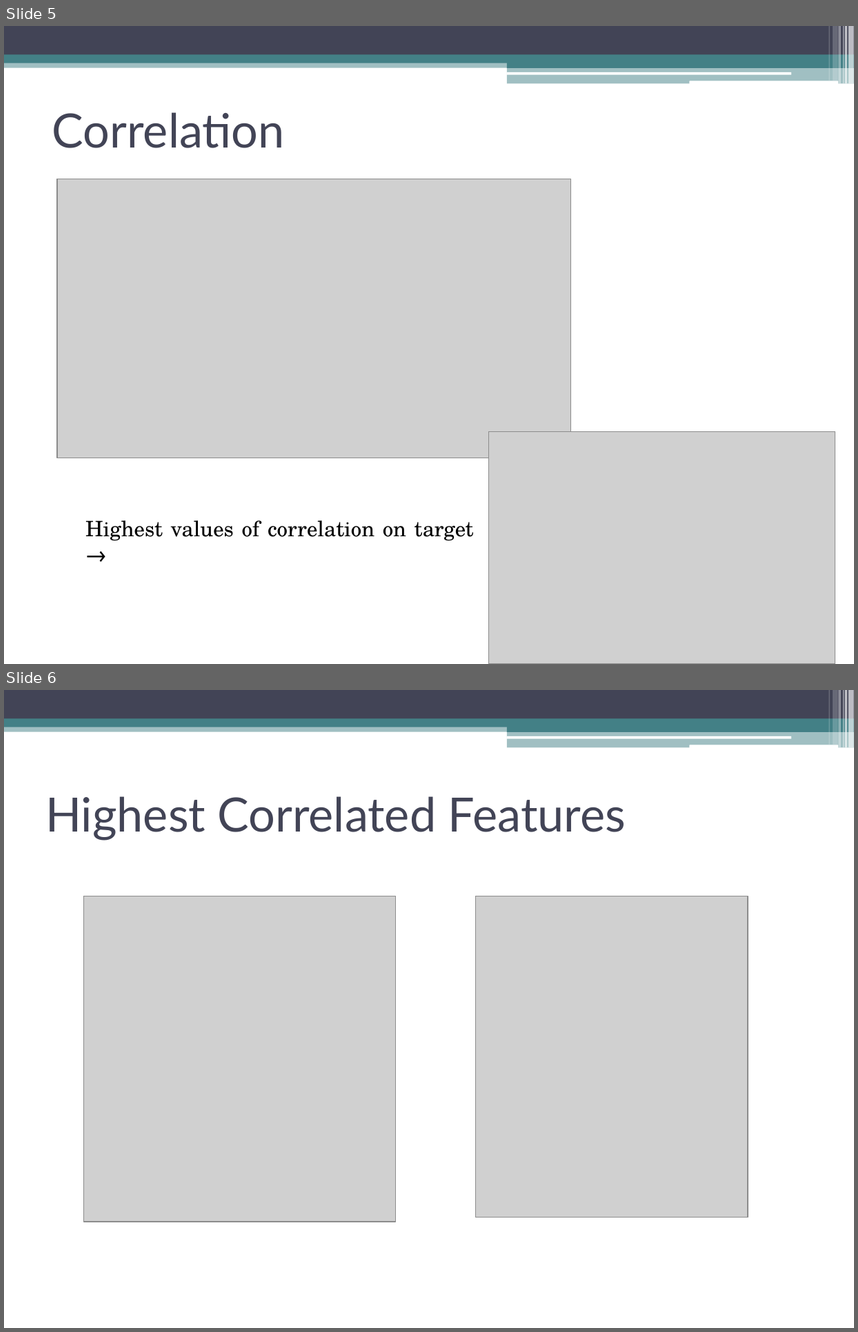
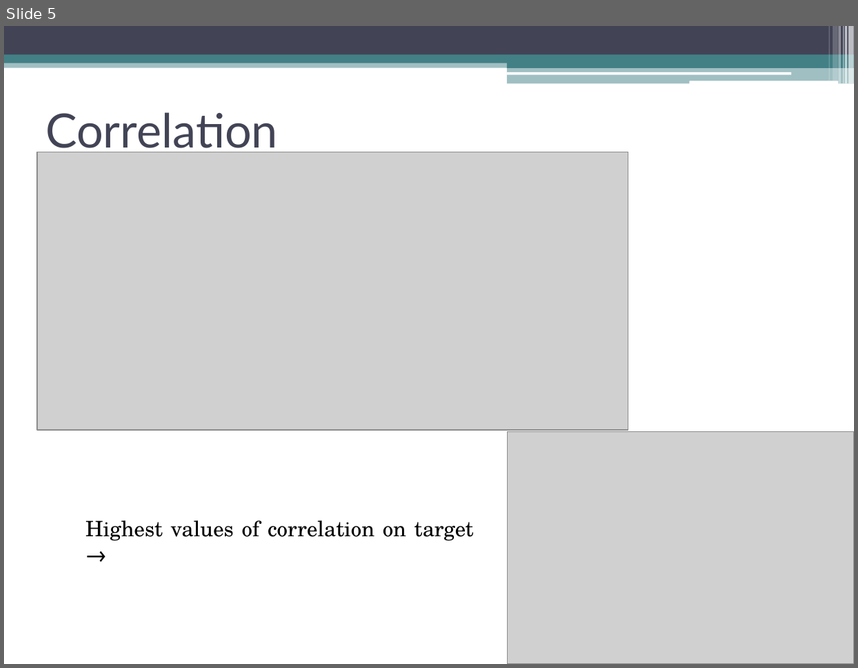
Before and after one commit to Kodluyoruz-Ankara-Veri-Bilimi/assignment_Beyza, a slide deck: homework2/homework2.pptx. Shown one above the other, each under a label of ours: slides 5 and 6 before the commit, slide 5 after it. The pictures are 858x1332 and 858x668 pixels, drawn with LibreOffice and Linux fonts; fonts in the diff are those of the drawing; grey boxes stand for pictures. Boxes give left, top, right and bottom in pixels: in the first picture for what was removed or moved away, otherwise in the second. Text is boxed around its words. In the diff, an @@ line names an element or a change of style, - is before the commit and + after.

```diff
--- a/homework2/homework2.pptx
+++ b/homework2/homework2.pptx
@@ slide 6 removed at [4,690,854,1328], background #FFFFFF; not listed: 13 template elements that a slide beside it also shows @@
@@ title removed at [45,796,626,840] @@
-Highest Correlated Features
@@ picture removed at [84,896,396,1221] @@
@@ picture removed at [476,896,748,1216] @@
@@ slide 5 changed as well @@
@@ title "Correlation" rewrapped from [52,112,285,148] to [45,112,278,156] @@
@@ picture: place and size @@
-picture at [56,179,570,458]
+picture at [37,152,628,429]
@@ picture: place and size @@
-picture at [488,432,835,664]
+picture at [507,432,854,664]
```
Also in this commit, not shown: 4 other slides changed, 10 slides added, 5 other slides removed.
